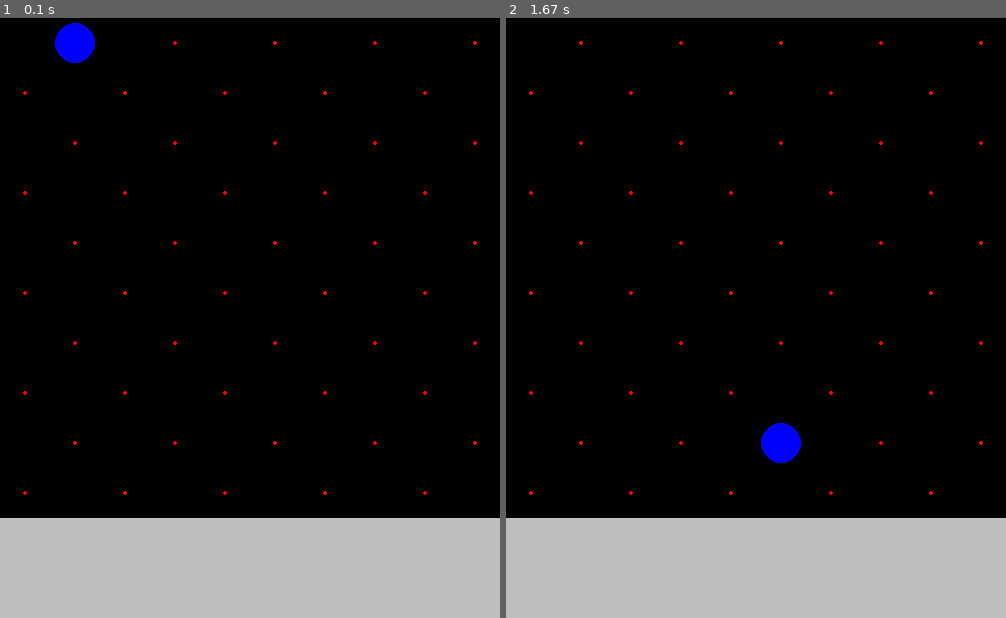
Above: before the commit, frames 1-2 (left to right).
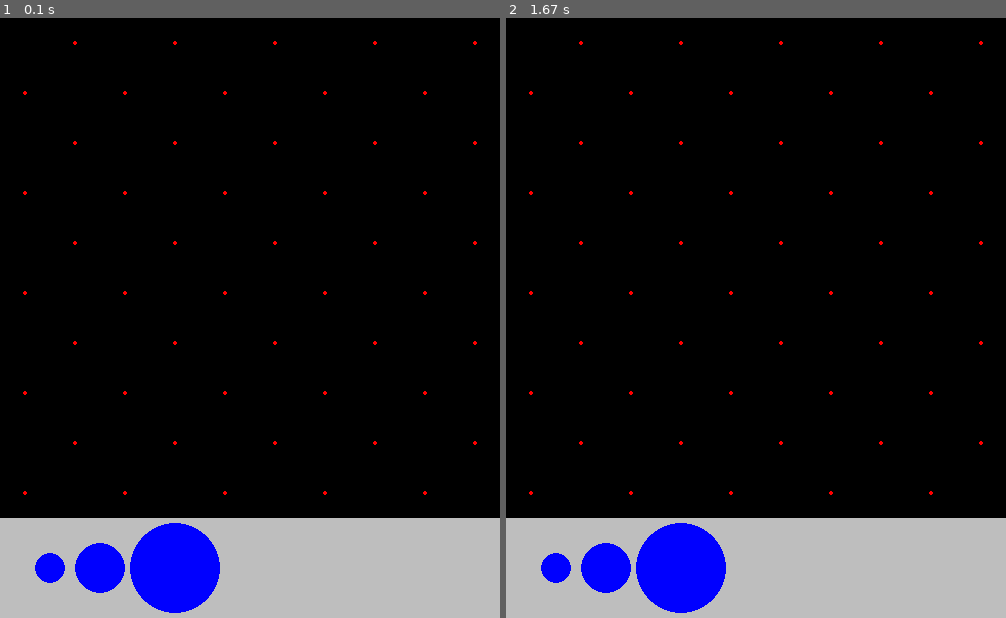
Above: after the commit, the same moments.

Repository: Albie-nayland/Climbing-wall-CSC-project
Game: pygame game, started from Pygame.py
Same seed, same stepped clock (60 frames per second), same inputs: the game is played once before the commit and once after it.
Inputs (mouse positions are in pixels of both pictures, inside the frame that each line leads up to):
- Up to frame 1 (0.1 s): no input
- Up to frame 2 (1.67 s): press the mouse at (636, 324) at 0.37 s; move the mouse to (721, 390) at 0.47 s; release the mouse at (806, 450) at 0.6 s

The runs differ from the first frame. In frame 1, 3.4% of the frame differs, in the area x 7-44%, y 0-100%; in frame 2, 3.4%.

Commit message:
Drag and drop has been added

Diff:
--- a/Pygame.py
+++ b/Pygame.py
@@ -17,16 +17,17 @@
 does_offset = 1
 mouse_offset = 0
 wall_spots = []
-holds_dict = {"small" : 10, "medium" : 10}
+holds_dict = {"small" : 10, "medium" : 10, "large" : 10}
 holds_full_dict = {}
-x = 0
 for i in holds_dict:
     for n in range(holds_dict[i]):
         if i == "small":
-            holds_full_dict.update({len(holds_full_dict) + 1 : [0, 0, 15]})
+            holds_full_dict.update({len(holds_full_dict) : [50, 550, 15]})
 
-        if i == "medium":
-            holds_full_dict.update({len(holds_full_dict) + 1 : [0, 0, 25]})
+        elif i == "medium":
+            holds_full_dict.update({len(holds_full_dict) : [100, 550, 25]})
+        elif i == "large":
+            holds_full_dict.update({len(holds_full_dict) : [175, 550, 45]})
 holds_used = {}
 holding_index = None
 
@@ -57,9 +58,9 @@
             running = False
         elif event.type == py.MOUSEBUTTONDOWN:
             mouse_down = True
-            for i in reversed(holds_full_dict):
+            for i in holds_full_dict:
                 x, y, r = holds_full_dict[i]
-                if (mouse_x - x)**2 + (mouse_y)**2 <= r**2:
+                if (mouse_x - x)**2 + (mouse_y - y)**2 <= r**2:
                     holding_index = i
                     break
 
@@ -67,7 +68,9 @@
             mouse_down = False
             holding_index = None
     # --- Update ---
-
+    if holding_index is not None:
+        holds_full_dict[holding_index][0] = mouse_x
+        holds_full_dict[holding_index][1] = mouse_y
 
     for i in wall_spots:
         py.draw.circle(screen, "red", i, 2)
@@ -77,14 +80,22 @@
         mouse_offset = x_hole_distance - x_hole_distance/4
     else:
         mouse_offset = x_hole_distance/4
-    py.draw.circle(screen, "blue", (mouse_x - (mouse_x % x_hole_distance) + mouse_offset, mouse_y - (mouse_y % y_hole_distance) + x_hole_distance/4), 20)
-
 
     # --- DRAWING ---#
     py.draw.rect(screen, "gray", py.Rect(0, HEIGHT - 100, WIDTH, 100))
+    for i in holds_full_dict:
+        if holds_full_dict[i][1] % x_hole_distance < x_hole_distance/2:
+            hold_offset = x_hole_distance - x_hole_distance/4
+        else:
+            hold_offset = x_hole_distance/4
+        if holds_full_dict[i][1] < 500:
+            coord = (holds_full_dict[i][0] - (holds_full_dict[i][0] % x_hole_distance) + hold_offset, (holds_full_dict[i][1] - (holds_full_dict[i][1] % y_hole_distance) + y_hole_distance/2))
+            py.draw.circle(screen, "blue", coord, holds_full_dict[i][2])
+        else:
+            py.draw.circle(screen, "blue", (holds_full_dict[i][0], holds_full_dict[i][1]), holds_full_dict[i][2])
+
 
     py.display.flip()  # update screen
-    print(holds_full_dict)
 
 # Quit cleanly
 py.quit()
